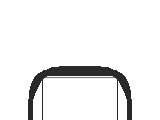
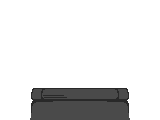
Comparing the layer stacks of the two 160 × 120 images. Changes:
painted on "Paint Layer 12" over (28, 66, 132, 120)
painted on "Paint Layer 9" over (28, 66, 132, 120)